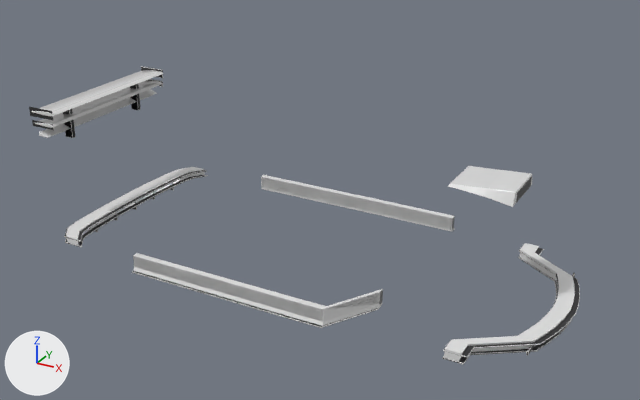
Renders of the glTF model veiculos/sketchfab/pecas/hatch-redondo-5p/hatch-redondo-5p_pecas.glb from each side of a commit.
Both versions are drawn from a 50 mm lens placed at (2.87, -4.95, 3.05), pointed at (0.18, -0.05, 0.6). The axes (+X, +Y, +Z) are drawn at lower left. The lights are the same throughout. The older version comes first. Vertices at exactly the same position are counted once.

The older version as bpy lines, for what is in view:
```python
me_bumper_front__lip = bpy.data.meshes.new('bumper_front__lip')
me_bumper_front__lip.from_pydata(...)  # 244 vertices, 484 faces; spans x 1.39..1.97, y -0.78..0.78, z 0.18..0.19
# faces by material slot: [368, 116]
me_bumper_front__lip.materials.append(mat_pintura)  # white #e7e7e7
me_bumper_front__lip.materials.append(mat_chassi)  # black #2c2c2d
me_bumper_rear__difusor = bpy.data.meshes.new('bumper_rear__difusor')
me_bumper_rear__difusor.from_pydata(...)  # 492 vertices, 960 faces; spans x -1.65..-1.37, y -0.78..0.78, z 0.18..0.23
# faces by material slot: [784, 176]
me_bumper_rear__difusor.materials.append(mat_pintura)  # white #e7e7e7
me_bumper_rear__difusor.materials.append(mat_chassi)  # black #2c2c2d
me_spoiler__alto = bpy.data.meshes.new('spoiler__alto')
me_spoiler__alto.from_pydata(...)  # 284 vertices, 546 faces; spans x -1.876..-1.647, y -0.626..0.63, z 0.827..1.113
# faces by material slot: [508, 38]
me_spoiler__alto.materials.append(mat_pintura)  # white #e7e7e7
me_spoiler__alto.materials.append(mat_chassi)  # black #2c2c2d
ob_bumper_front__lip = bpy.data.objects.new('bumper_front__lip', me_bumper_front__lip)
ob_bumper_front__lip.location = (0.0, 0.0, 0.0)
ob_bumper_rear__difusor = bpy.data.objects.new('bumper_rear__difusor', me_bumper_rear__difusor)
ob_bumper_rear__difusor.location = (0.0, 0.0, 0.0)
ob_spoiler__alto = bpy.data.objects.new('spoiler__alto', me_spoiler__alto)
ob_spoiler__alto.location = (0.0, 0.0, 0.0)
# also in view: 'spoiler__medio' at (-1.76, 0.0, 0.92); 'bumper_rear__esportivo' at (-1.51, 0.0, 0.19); 'spoiler__labio' at (-1.77, 0.0, 0.92); 'bumper_front__esportivo' at (1.67, 0.0, 0.17); 'saia__lisa' at (0.0, 0.0, 0.22)
```
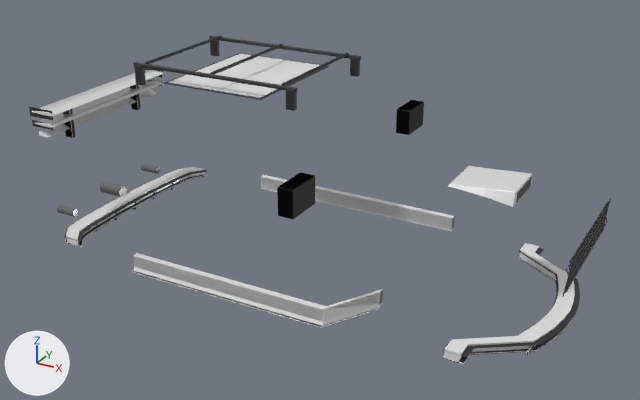
Diff of the bpy script that builds the scene:
```diff
--- a/veiculos/sketchfab/pecas/hatch-redondo-5p/hatch-redondo-5p_pecas.glb.py
+++ b/veiculos/sketchfab/pecas/hatch-redondo-5p/hatch-redondo-5p_pecas.glb.py
@@ me_bumper_front__lip @@
 me_bumper_front__lip.from_pydata(...)  # 244 vertices, 484 faces; spans x 1.39..1.97, y -0.78..0.78, z 0.18..0.19
+# me_bumper_front__lip part 1: all 368 faces that had it switch from mat_pintura (white #e7e7e7) to mat_chassi (black #2c2c2d)
@@ me_bumper_rear__difusor @@
 me_bumper_rear__difusor.from_pydata(...)  # 492 vertices, 960 faces; spans x -1.65..-1.37, y -0.78..0.78, z 0.18..0.23
+# me_bumper_rear__difusor part 2: all 784 faces that had it switch from mat_pintura (white #e7e7e7) to mat_chassi (black #2c2c2d)
@@ ob_teto__solar @@
+ob_teto__solar = bpy.data.objects.new('teto__solar', me_teto__solar)  # 112 vertices, 216 faces; spans x -0.78..-0.02, y -0.453..0.453, z 1.392..1.401; in mat_chassi (black #2c2c2d), mat_vidro (white #e7e7e7)
+ob_teto__solar.location = (0.0, 0.0, 0.0)
@@ ob_teto__bagageiro @@
+ob_teto__bagageiro = bpy.data.objects.new('teto__bagageiro', me_teto__bagageiro)  # 524 vertices, 1012 faces; spans x -1.03..0.23, y -0.454..0.454, z 1.353..1.516; in mat_chassi (black #2c2c2d)
+ob_teto__bagageiro.location = (0.0, 0.0, 0.0)
@@ ob_retrovisor__preto @@
+ob_retrovisor__preto = bpy.data.objects.new('retrovisor__preto', me_retrovisor__preto)  # 112 vertices, 216 faces; spans x 0.4..0.5, y -0.96..0.96, z 0.89..1.08; in mat_chassi (black #2c2c2d)
+ob_retrovisor__preto.location = (0.0, 0.0, 0.0)
@@ ob_grade__tela @@
+ob_grade__tela = bpy.data.objects.new('grade__tela', me_grade__tela)  # 352 vertices, 528 faces; spans x 1.981..1.988, y -0.549..0.549, z 0.58..0.77; in mat_chassi (black #2c2c2d)
+ob_grade__tela.location = (0.0, 0.0, 0.0)
@@ ob_grade__barras @@
+ob_grade__barras = bpy.data.objects.new('grade__barras', me_grade__barras)  # 224 vertices, 432 faces; spans x 1.981..1.991, y -0.46..0.46, z 0.603..0.747; in mat_chassi (black #2c2c2d)
+ob_grade__barras.location = (0.0, 0.0, 0.0)
@@ ob_escapamento__duplo @@
+ob_escapamento__duplo = bpy.data.objects.new('escapamento__duplo', me_escapamento__duplo)  # 384 vertices, 752 faces; spans x -1.84..-1.678, y -0.527..0.527, z 0.239..0.303; in mat_chassi (black #2c2c2d), mat_cromado (grey #a0a0a2)
+ob_escapamento__duplo.location = (0.0, 0.0, 0.0)
@@ ob_escapamento__central @@
+ob_escapamento__central = bpy.data.objects.new('escapamento__central', me_escapamento__central)  # 192 vertices, 376 faces; spans x -1.84..-1.638, y -0.048..0.048, z 0.223..0.319; in mat_chassi (black #2c2c2d), mat_cromado (grey #a0a0a2)
+ob_escapamento__central.location = (0.0, 0.0, 0.0)
```

Location of each change, [x1, y1, x2, y2] in pixels of the pictures (640 x 400 px):
'teto__solar', added: after [164, 53, 329, 100]
'teto__bagageiro', added (black): after [133, 35, 361, 111]
'retrovisor__preto', added: after [277, 100, 424, 219]
'grade__tela', added: after [562, 198, 611, 297]
'grade__barras', added: after [567, 206, 608, 287]
'escapamento__duplo', added: after [57, 163, 160, 217]
'escapamento__central', added: after [100, 181, 127, 197]
part 1 of me_bumper_front__lip, recoloured: [443, 248, 580, 358] in both
part 2 of me_bumper_rear__difusor, recoloured: [64, 171, 207, 242] in both
